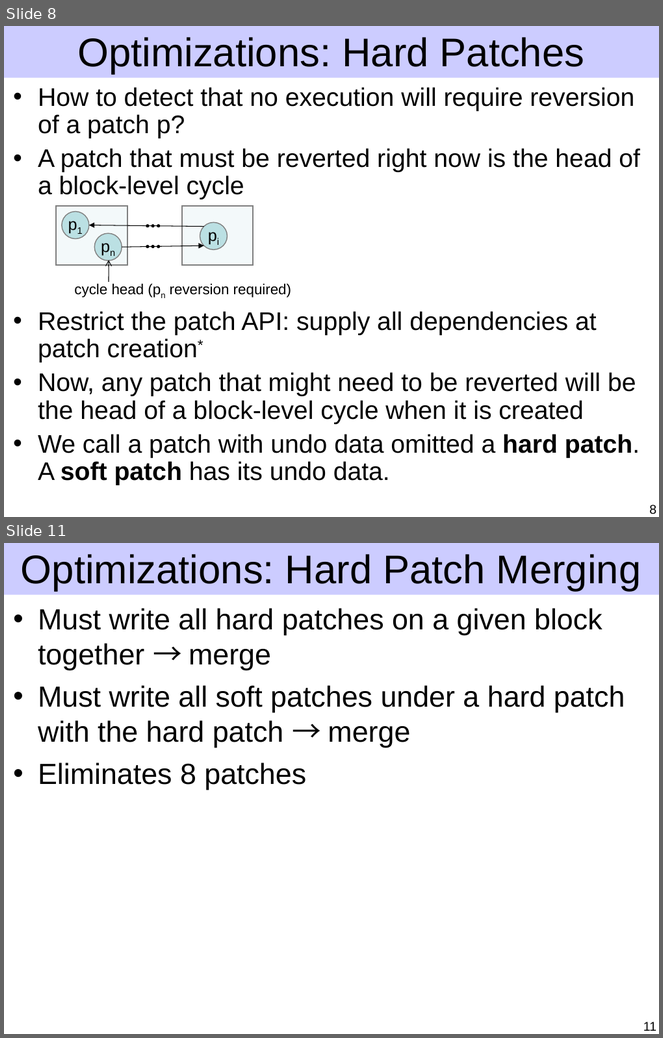
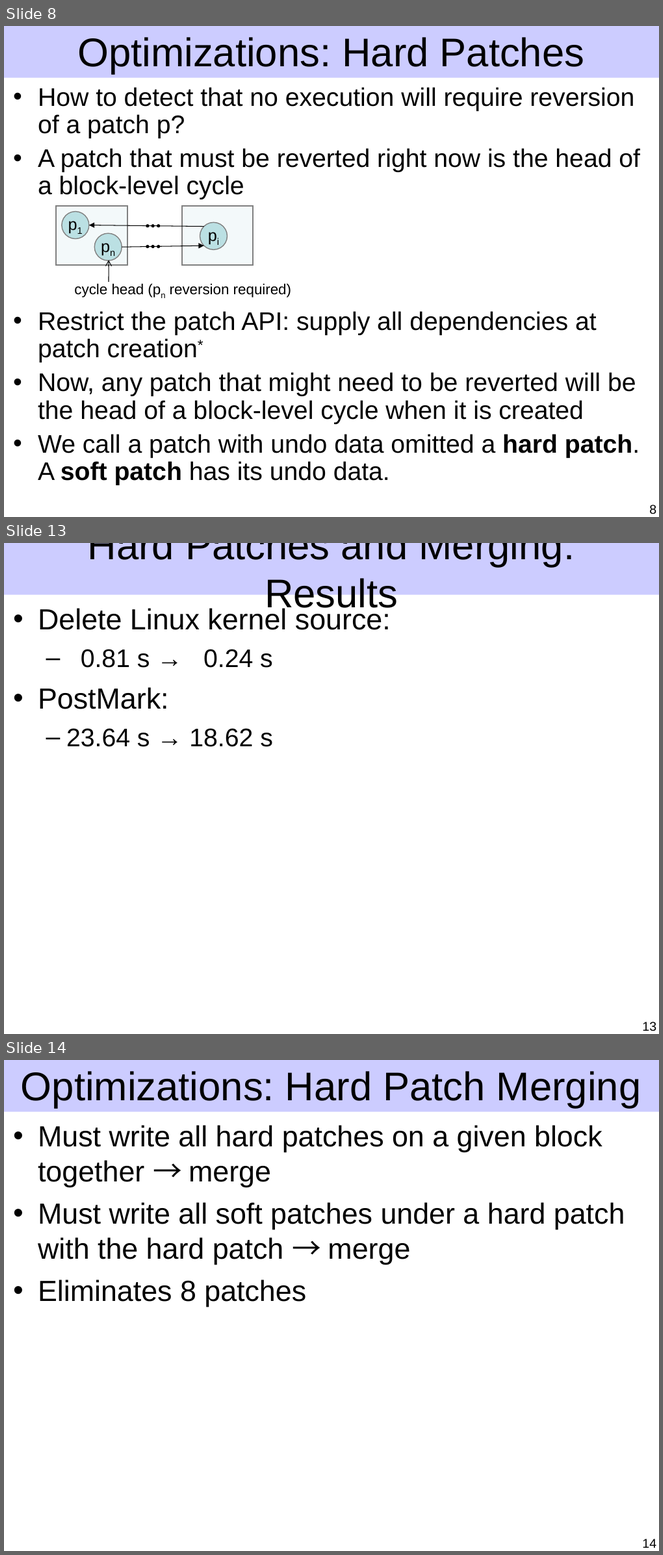
Before and after one commit to ucla-readable/fstitch-doc, a slide deck: sosp/pres.ppt. Shown one above the other, each under a label of ours: slides 8 and 11 before the commit, slides 8, 13 and 14 after it; the slides between them are not shown. The pictures are 663x1038 and 663x1555 pixels, drawn with LibreOffice and Linux fonts; fonts in the diff are those of the drawing. Boxes give left, top, right and bottom in pixels: in the first picture for what was removed or moved away, otherwise in the second. Text is boxed around its words. In the diff, an @@ line names an element or a change of style, - is before the commit and + after.

Commit message:
Hard patch merging beginnings.

```diff
--- a/sosp/pres.ppt
+++ b/sosp/pres.ppt
@@ slide 13 added at <box>4,543,659,1034</box>, background #FFFFFF; not listed: 1 template element that a slide beside it also shows @@
@@ title added at <box>88,543,575,615</box>, 44 pt, text #000000 @@
+Hard Patches and Merging: Results
@@ text added at <box>38,607,391,747</box>, 32 pt, text #000000 @@
+• Delete Linux kernel source:
+  – 0.81 s → 0.24 s
+• PostMark:
+  – 23.64 s → 18.62 s
@@ page number added at <box>642,1022,657,1032</box>, 14 pt, text #000000 @@
+13
@@ what was slide 11 is now slide 14 @@
@@ page number at <box>642,1539,657,1548</box>: text changed @@
-11
+14
```
Also in this commit, not shown: 1 slide changed, 2 other slides added.
